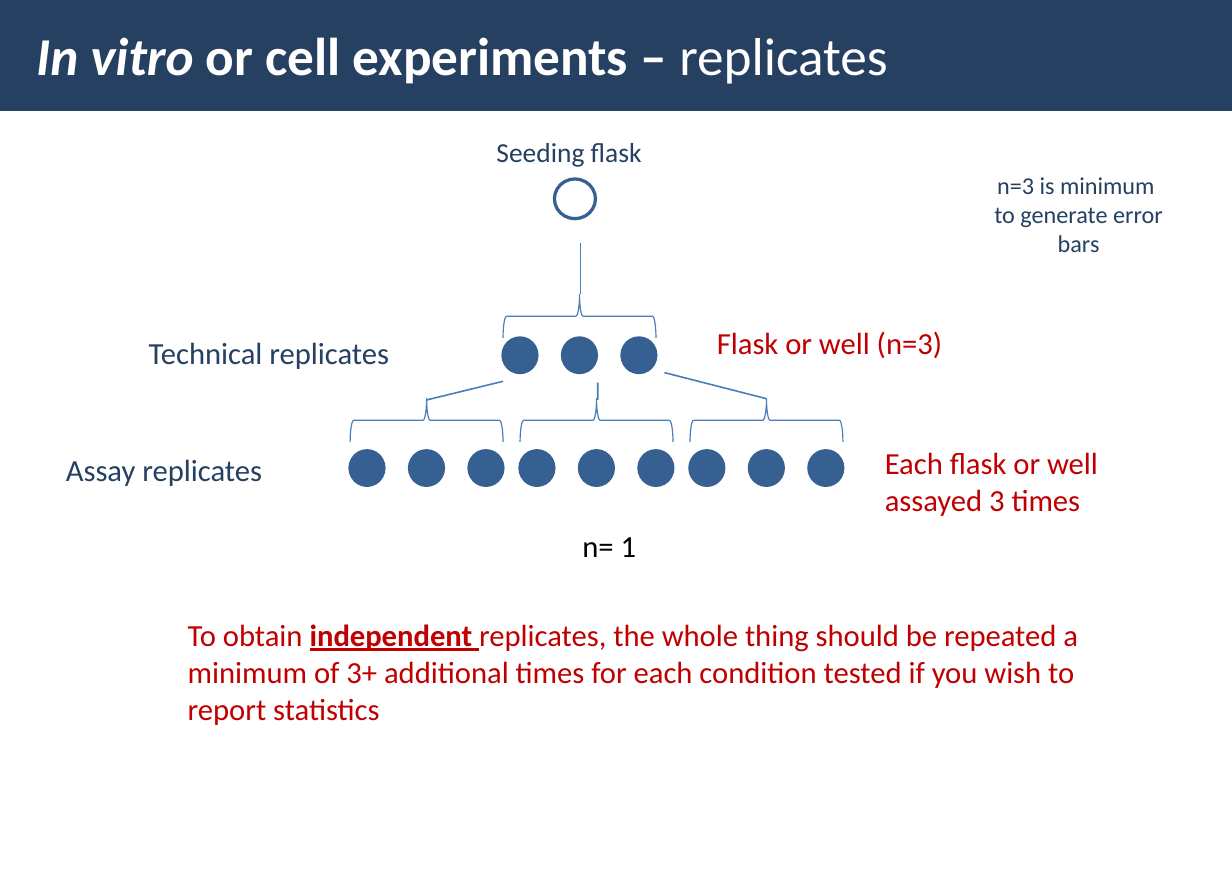
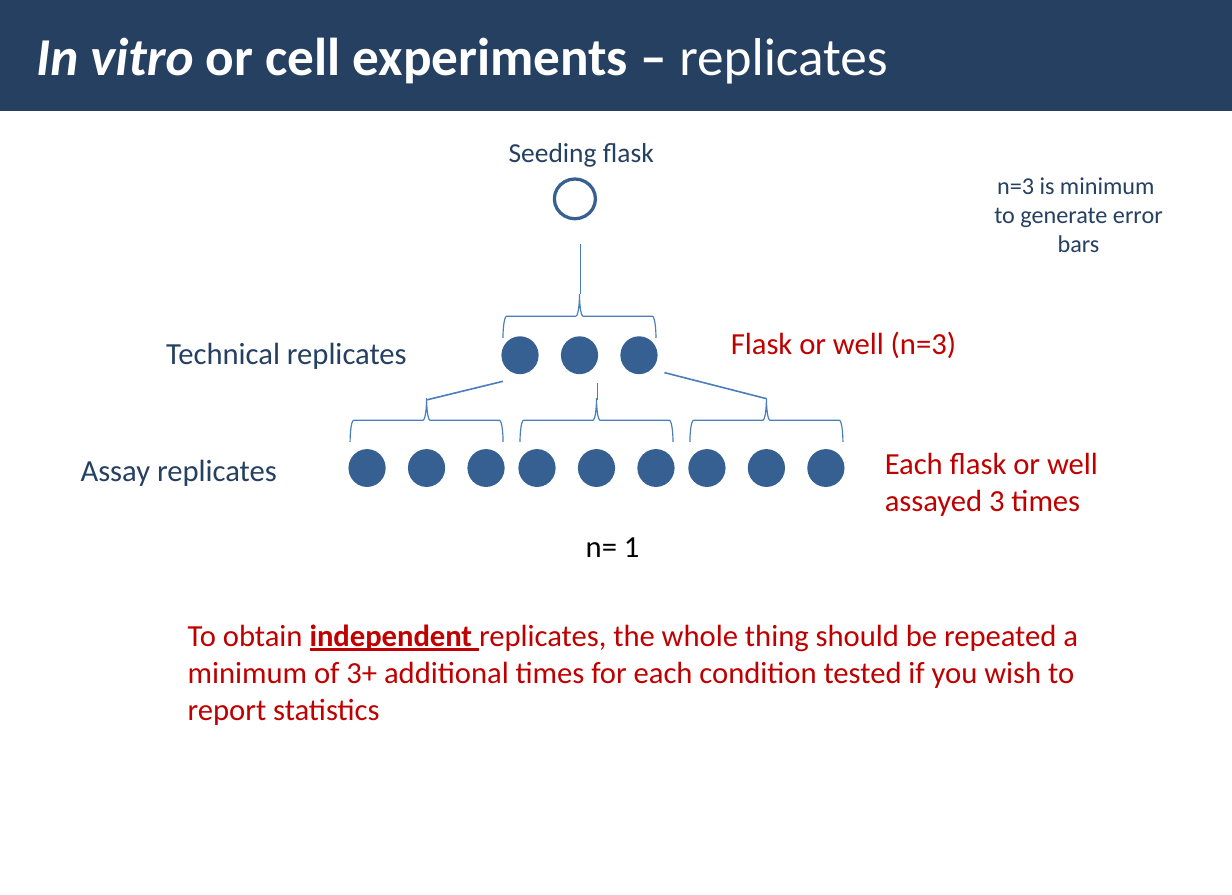
Before and after one commit to UBC-PATH/PATH548L-2026, a slide deck: slide 9 of slides/Module 7 PATH 548L 2026 - study design considerations.pptx. Drawn at 1232x895 pixels with LibreOffice and Linux fonts; fonts in the diff are those of the drawing. Boxes give left, top, right and bottom in pixels: in the first picture for what was removed or moved away, otherwise in the second. Text is boxed around its words. In the diff, an @@ line names an element or a change of style, - is before the commit and + after.

```diff
--- a/slides/Module 7 PATH 548L 2026 - study design considerations.pptx
+++ b/slides/Module 7 PATH 548L 2026 - study design considerations.pptx
@@ text "Seeding flask": place and size @@
-text "Seeding flask" at [496,143,642,167]
+text "Seeding flask" at [509,143,654,167]
@@ text "Technical replicates": place and size @@
-text "Technical replicates" at [149,342,389,369]
+text "Technical replicates" at [166,342,407,369]
@@ text "Flask or well (n=3)": place and size @@
-text "Flask or well (n=3)" at [717,331,942,358]
+text "Flask or well (n=3)" at [731,331,956,358]
@@ text "Assay replicates": place and size @@
-text "Assay replicates" at [66,459,262,486]
+text "Assay replicates" at [81,459,277,486]
@@ text "n= 1": place and size @@
-text "n= 1" at [582,537,637,557]
+text "n= 1" at [586,537,640,557]
```
Also in this commit, not shown: 42 other slides changed, 5 other files.
